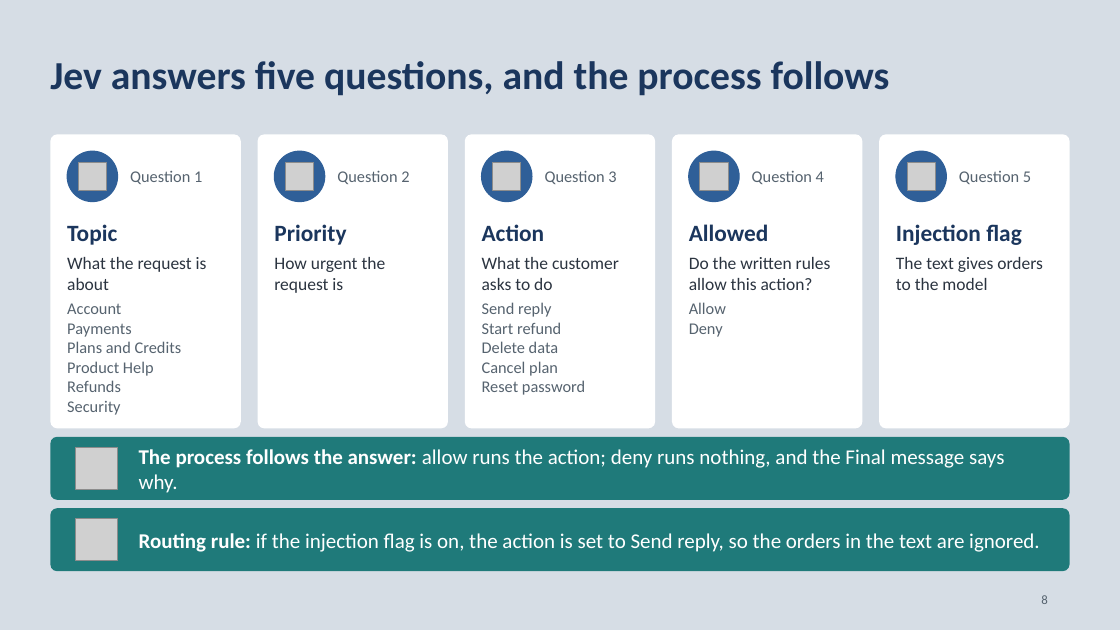
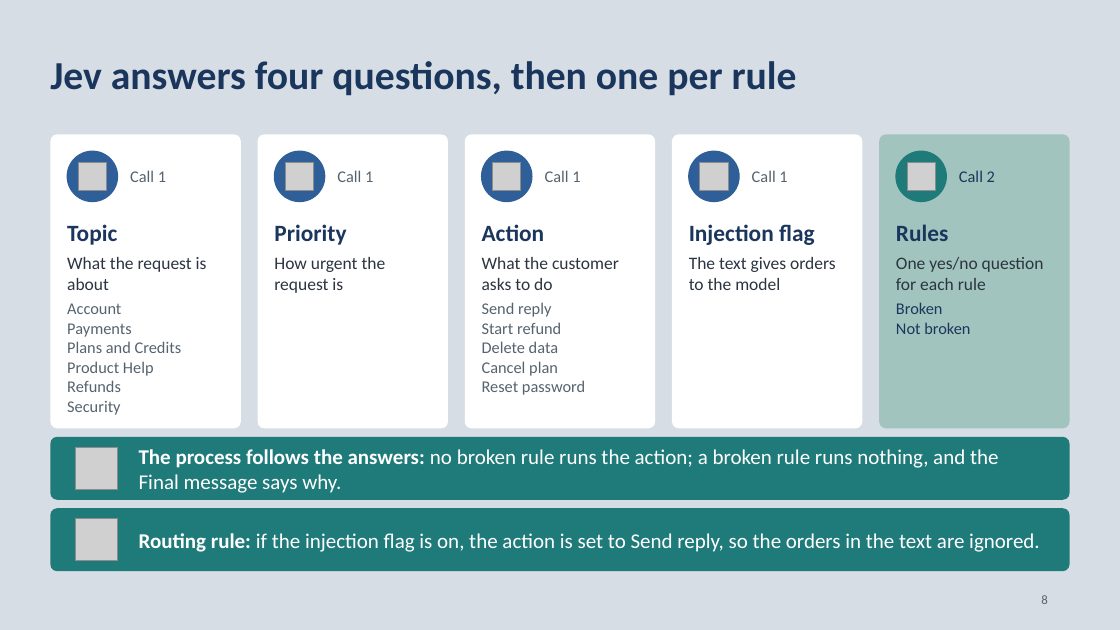
Before and after one commit to neilonthesky/english-presentation, a slide deck: slide 8 of slides/deck.pptx. Drawn at 1120x630 pixels with LibreOffice and Linux fonts; fonts in the diff are those of the drawing; grey boxes stand for pictures. Boxes give left, top, right and bottom in pixels: in the first picture for what was removed or moved away, otherwise in the second. Text is boxed around its words. In the diff, an @@ line names an element or a change of style, - is before the commit and + after.

Commit message:
feat: expanded the Jev evaluation and revised the presentation
- Added probes comparing rule-question strategies and a
  Jev-with-rules-as-context approach.
- Updated the slides to describe sequential rule questions and report
  results for 1,024 requests.

```diff
--- a/slides/deck.pptx
+++ b/slides/deck.pptx
@@ text at [50, 61, 797, 96]: text changed @@
-Jev answers five questions, and the process follows
+Jev answers four questions, then one per rule
@@ rounded rectangle at [880, 134, 1070, 429]: fill #FFFFFF to #A2C4BE @@
@@ text at [130, 170, 166, 182]: text changed @@
-Question 1
+Call 1
@@ text at [337, 170, 373, 182]: text changed @@
-Question 2
+Call 1
@@ text at [545, 170, 580, 182]: text changed @@
-Question 3
+Call 1
@@ text at [752, 170, 787, 182]: text changed @@
-Question 4
+Call 1
@@ ellipse at [897, 151, 947, 202]: fill #2F5F98 to #1F7A7A; outline #2F5F98 1 pt to #1F7A7A 1 pt @@
@@ text at [959, 170, 995, 182]: text changed; text colour #56636F to #1B365D @@
-Question 5
+Call 2
@@ text at [689, 224, 815, 245]: text changed @@
-Allowed
+Injection flag
@@ text added at [896, 224, 948, 241], 20 pt, text #1B365D, bold @@
+Rules
@@ text "The text gives orders to ...": place and size @@
-text "The text gives orders to ..." at [896, 257, 1043, 290]
+text "The text gives orders to ..." at [689, 257, 836, 290]
@@ text removed at [689, 257, 831, 290] @@
-Do the written rules allow this action?
@@ text at [896, 257, 1044, 290]: text changed; size 20 to 15 pt; text colour #1B365D to #2B3440; bold off @@
-Injection flag
+One yes/no question for each rule
@@ text "One yes/no question for each ..." at [896, 257, 1044, 290]: vertical alignment middle to top @@
@@ text removed at [689, 302, 726, 337] @@
-Allow
-Deny
@@ text added at [896, 302, 970, 334], 14 pt, text #1B365D @@
+Broken
+Not broken
@@ text at [139, 449, 998, 493]: text changed @@
-The process follows the answer: allow runs the action; deny runs nothing, and the Final message says why.
+The process follows the answers: no broken rule runs the action; a broken rule runs nothing, and the Final message says why.
```
Also in this commit, not shown: 24 other slides changed, 3 slides added, 3 slides removed, 16 other files.
